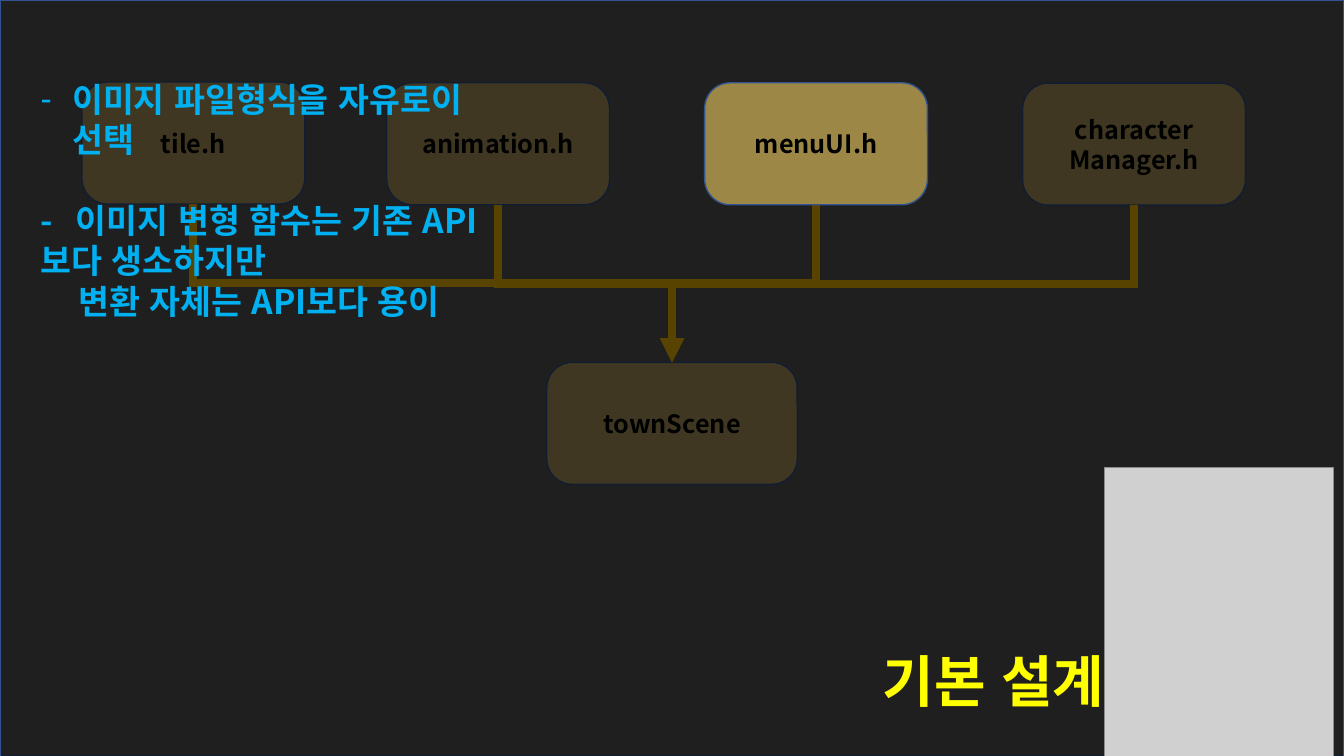
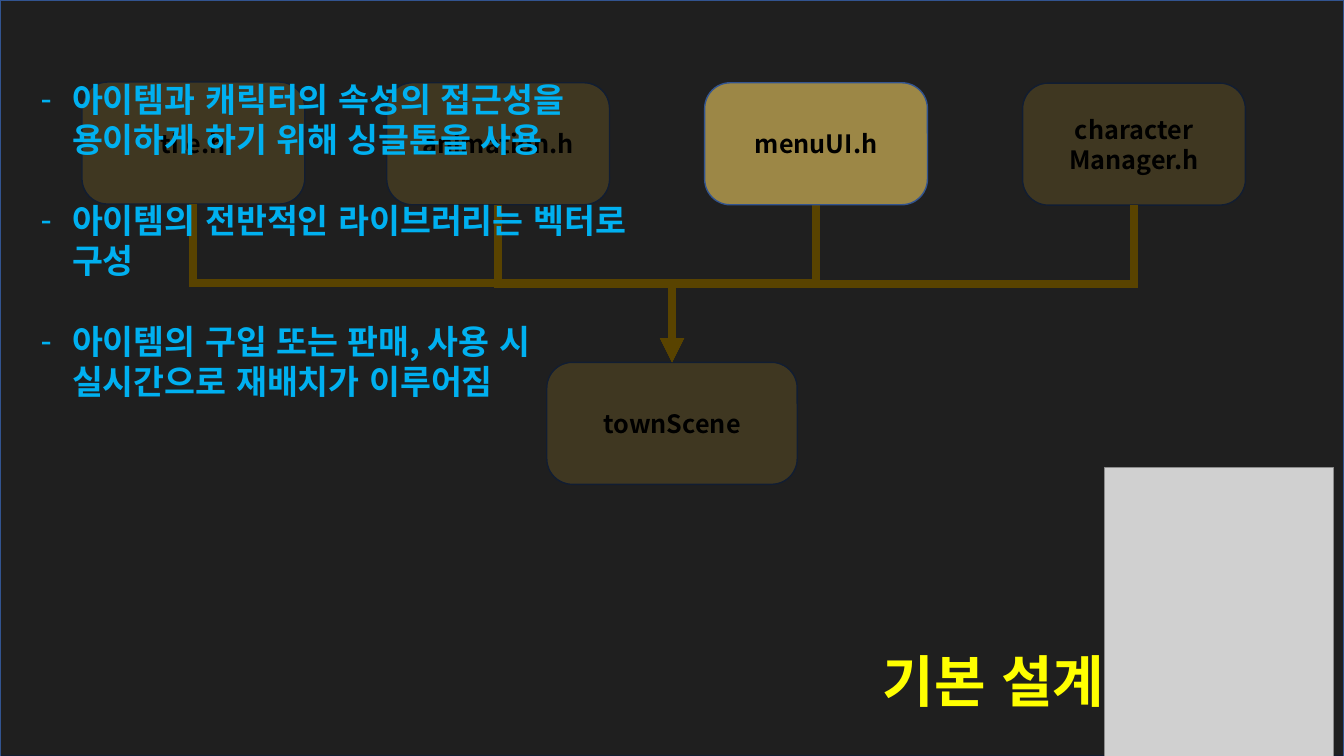
Before and after one commit to RecetteLemon/Disgaea, a slide deck: slide 9 of PPT/Disgaea.pptx. Drawn at 1344x756 pixels with LibreOffice and Linux fonts; fonts in the diff are those of the drawing; grey boxes stand for pictures; background and template pictures are left out. Boxes give left, top, right and bottom in pixels: in the first picture for what was removed or moved away, otherwise in the second. Text is boxed around its words. In the diff, an @@ line names an element or a change of style, - is before the commit and + after.

```diff
--- a/PPT/Disgaea.pptx
+++ b/PPT/Disgaea.pptx
@@ text at (72,83,626,397): text changed @@
-– 이미지 파일형식을 자유로이 선택
-- 이미지 변형 함수는 기존 API보다 생소하지만
-변환 자체는 API보다 용이
+– 아이템과 캐릭터의 속성의 접근성을 용이하게 하기 위해 싱글톤을 사용
+– 아이템의 전반적인 라이브러리는 벡터로 구성
+– 아이템의 구입 또는 판매, 사용 시 실시간으로 재배치가 이루어짐
```
Also in this commit, not shown: 4 other slides changed, 1 slide removed.
